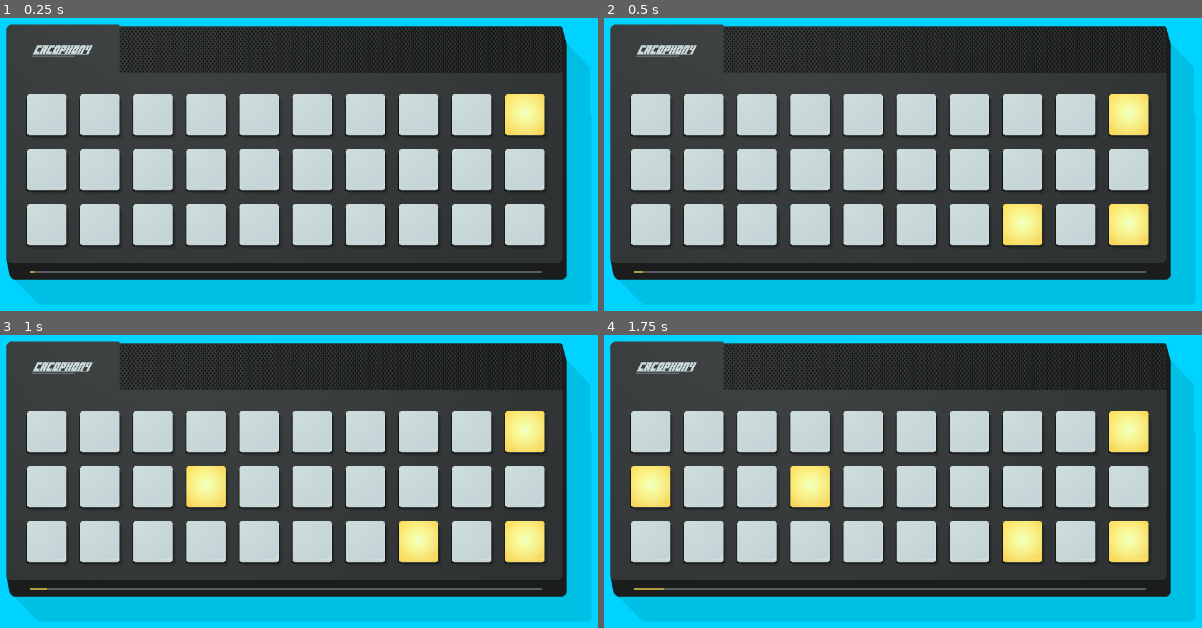
Above: before the commit, frames 1-4 (two rows, left to right).
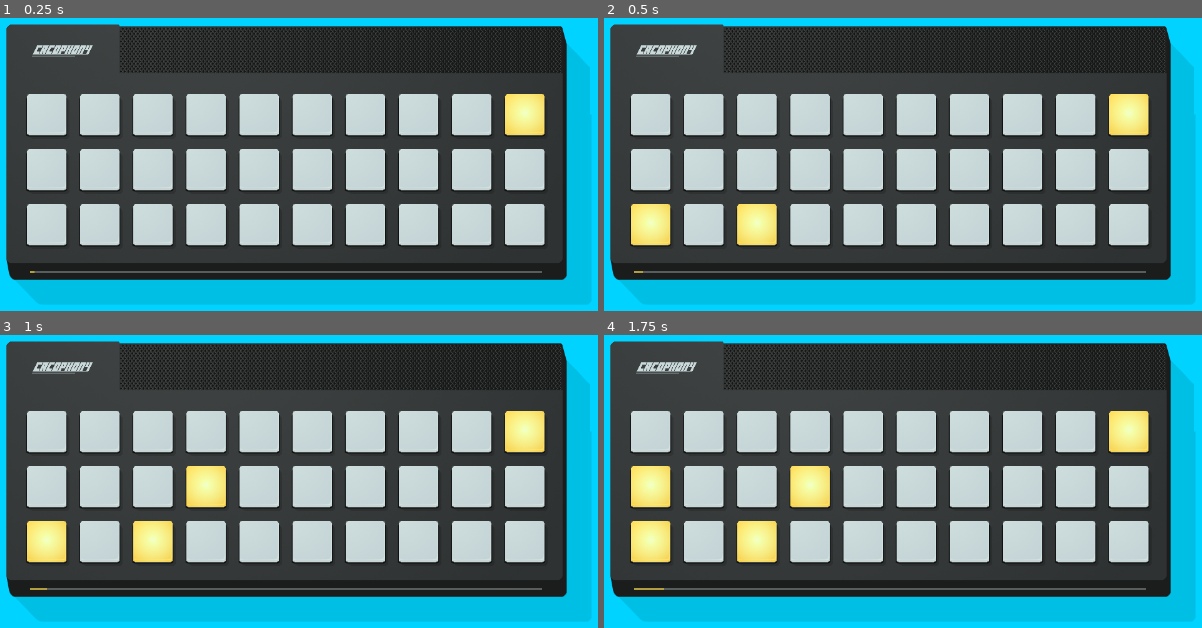
Above: after the commit, the same moments.

Repository: winterbeak/cacophony-t35x
Game: Godot game, scene res://scenes/Main.tscn
Same seed, same stepped clock (60 frames per second), same inputs: the game is played once before the commit and once after it.
Inputs:
- Up to frame 1 (0.25 s): no input
- Up to frame 2 (0.5 s): no input
- Up to frame 3 (1 s): no input
- Up to frame 4 (1.75 s): tap Enter at 1.25 s

Frame 1 is identical in both runs. In frame 2, 3.7% of the frame differs, in the area x 4-92%, y 63-78%; in frame 3, 3.7%; in frame 4, 3.7%.

Commit message:
Swap cadence and memory components

Diff:
--- a/Analog Cacophony/scenes/Grid.tscn
+++ b/Analog Cacophony/scenes/Grid.tscn
@@ -36,10 +36,10 @@
 
 [node name="OnceComponent" parent="." instance=ExtResource( 10 )]
 
-[node name="MemoryComponent" parent="." instance=ExtResource( 13 )]
+[node name="CadenceComponent" parent="." instance=ExtResource( 14 )]
 
 [node name="DirectionComponent" parent="." instance=ExtResource( 12 )]
 
 [node name="AlternateComponent" parent="." instance=ExtResource( 11 )]
 
-[node name="CadenceComponent" parent="." instance=ExtResource( 14 )]
+[node name="MemoryComponent" parent="." instance=ExtResource( 13 )]
--- a/Analog Cacophony/scenes/components/CadenceComponent.tscn
+++ b/Analog Cacophony/scenes/components/CadenceComponent.tscn
@@ -12,13 +12,13 @@
 script = ExtResource( 1 )
 
 [node name="Light3" parent="." index="1" instance=ExtResource( 2 )]
-key = "?"
+key = "c"
 
 [node name="Light2" parent="." index="2" instance=ExtResource( 2 )]
-key = "."
+key = "x"
 
 [node name="Light1" parent="." index="3" instance=ExtResource( 2 )]
-key = ","
+key = "z"
 
 [node name="Activate" type="AudioStreamPlayer2D" parent="." index="5"]
 stream = ExtResource( 7 )
--- a/Analog Cacophony/scenes/components/MemoryComponent.tscn
+++ b/Analog Cacophony/scenes/components/MemoryComponent.tscn
@@ -13,13 +13,13 @@
 [node name="NextBeepTimer" type="Timer" parent="." index="1"]
 
 [node name="Light3" parent="." index="2" instance=ExtResource( 2 )]
-key = "c"
+key = "?"
 
 [node name="Light2" parent="." index="3" instance=ExtResource( 2 )]
-key = "x"
+key = "."
 
 [node name="Light1" parent="." index="4" instance=ExtResource( 2 )]
-key = "z"
+key = ","
 
 [node name="Phone1" type="AudioStreamPlayer2D" parent="." index="5"]
 stream = ExtResource( 4 )
--- a/Analog Cacophony/scripts/Grid.gd
+++ b/Analog Cacophony/scripts/Grid.gd
@@ -8,7 +8,7 @@
 onready var rows = [
 	[$QueryComponent, $ChordComponent, $SequenceComponent],
 	[$ScaleComponent, $VolumeComponent, $CountComponent, $ParityComponent, $NumberComponent, $OnceComponent],
-	[$MemoryComponent, $DirectionComponent, $AlternateComponent, $CadenceComponent]
+	[$CadenceComponent, $DirectionComponent, $AlternateComponent, $MemoryComponent]
 ]
 onready var components = []
 
@@ -41,7 +41,7 @@
 
 	$DirectionComponent.position.x = Constants.LIGHT_DISTANCE_HORIZ * 3
 	$AlternateComponent.position.x = Constants.LIGHT_DISTANCE_HORIZ * 4
-	$CadenceComponent.position.x = Constants.LIGHT_DISTANCE_HORIZ * 7
+	$MemoryComponent.position.x = Constants.LIGHT_DISTANCE_HORIZ * 7
 
 func _on_component_fail():
 	emit_signal("fail")
